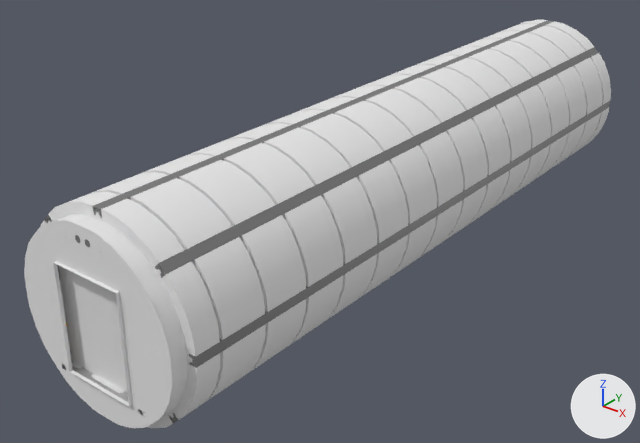
An edit to the FBX model Assets/Prefabs/F0Prefabs/F0_Corridor1-1.fbx, drawn before and after from the same camera.
Both versions are drawn from a camera (50 mm lens) standing at (31.0, -45.9, 26.6) and looking at (-2.6, -3.9, 0.5). The axes (+X, +Y, +Z) are drawn at lower right. The lights are the same throughout. Where no turn or scale is listed for an object, it has been applied to the vertices.

The older version as bpy lines, for what is in view:
```python
mat_f0_wall = principled_material('F0_Wall')
mat_f0_wall.base_color = (0.8, 0.8, 0.8)  # white #e7e7e7
mat_f0_wall.roughness = 1.0
me_cube_2897 = bpy.data.meshes.new('Cube.2897')
me_cube_2897.from_pydata(...)  # 1044 vertices, 562 faces; spans x -3.2..3.2, y -34.2..14.8, z 0.0..0.3
me_cube_2897.materials.append(mat_f0_ground_metal)  # light grey #c5c5c5
me_cube_790 = bpy.data.meshes.new('Cube.790')
me_cube_790.from_pydata(...)  # 192 vertices, 112 faces; spans x -5.9..5.9, y -23.4..23.6, z -5.9..5.9
me_cube_790.materials.append(mat_metaldarkgrey)  # grey #787878
me_cylinder_092 = bpy.data.meshes.new('Cylinder.092')
me_cylinder_092.from_pydata(...)  # 2816 vertices, 2776 faces; spans x -5.9..5.9, y -24.7..24.7, z -2.4..9.4
me_cylinder_092.materials.append(mat_f0_wall)  # white #e7e7e7
ob_f0_corridor1 = bpy.data.objects.new('F0_Corridor1', me_cylinder_092)
ob_f0_corridor1.location = (0.0, 0.0, 0.0)
ob_f0_g1 = bpy.data.objects.new('F0_G1', me_cube_2897)
ob_f0_g1.location = (0.0, 9.75, -0.25)
ob_f0_steelsupports1_v2 = bpy.data.objects.new('F0_SteelSupports1_v2', me_cube_790)
ob_f0_steelsupports1_v2.location = (0.0, -0.08, 3.5)
# also in view: 'F0_Trigger1-2' at (0.0, -23.5, 3.0)
```
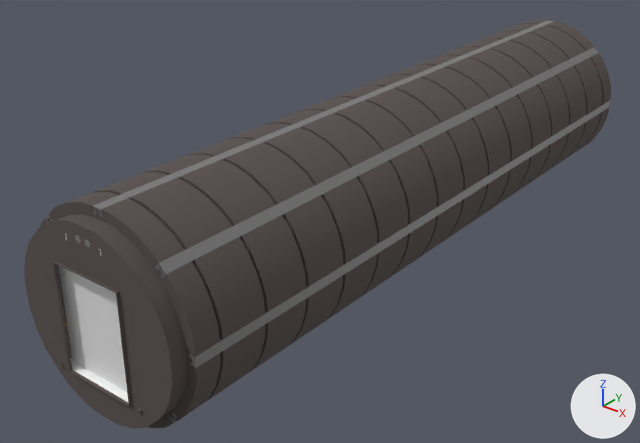
Boxes [x1, y1, x2, y2] around the edits, measured in the pictures (640 x 443 px):
'F0_Corridor1', recoloured
    both: [24, 20, 611, 428]
'F0_G1', recoloured (grey to white)
    both: [62, 358, 145, 415]

Patch to the scene script:
```diff
--- a/Assets/Prefabs/F0Prefabs/F0_Corridor1-1.fbx.py
+++ b/Assets/Prefabs/F0Prefabs/F0_Corridor1-1.fbx.py
@@ mat_f0_wall @@
 mat_f0_wall = principled_material('F0_Wall')
-mat_f0_wall.base_color = (0.8, 0.8, 0.8)  # white #e7e7e7
+mat_f0_wall.base_color = (0.0953, 0.0762, 0.0704)  # dark grey #574e4b
 mat_f0_wall.roughness = 1.0
@@ mat_f0_ground_metal_v2 @@
+mat_f0_ground_metal_v2 = principled_material('F0_Ground_Metal_v2')
+mat_f0_ground_metal_v2.base_color = (1.0, 1.0, 1.0)  # white #ffffff
@@ me_cube_2897 @@
 me_cube_2897.from_pydata(...)  # 1044 vertices, 562 faces; spans x -3.2..3.2, y -34.2..14.8, z 0.0..0.3
-me_cube_2897.materials.append(mat_f0_ground_metal)  # light grey #c5c5c5
+me_cube_2897.materials.append(mat_f0_ground_metal_v2)  # white #ffffff
```
